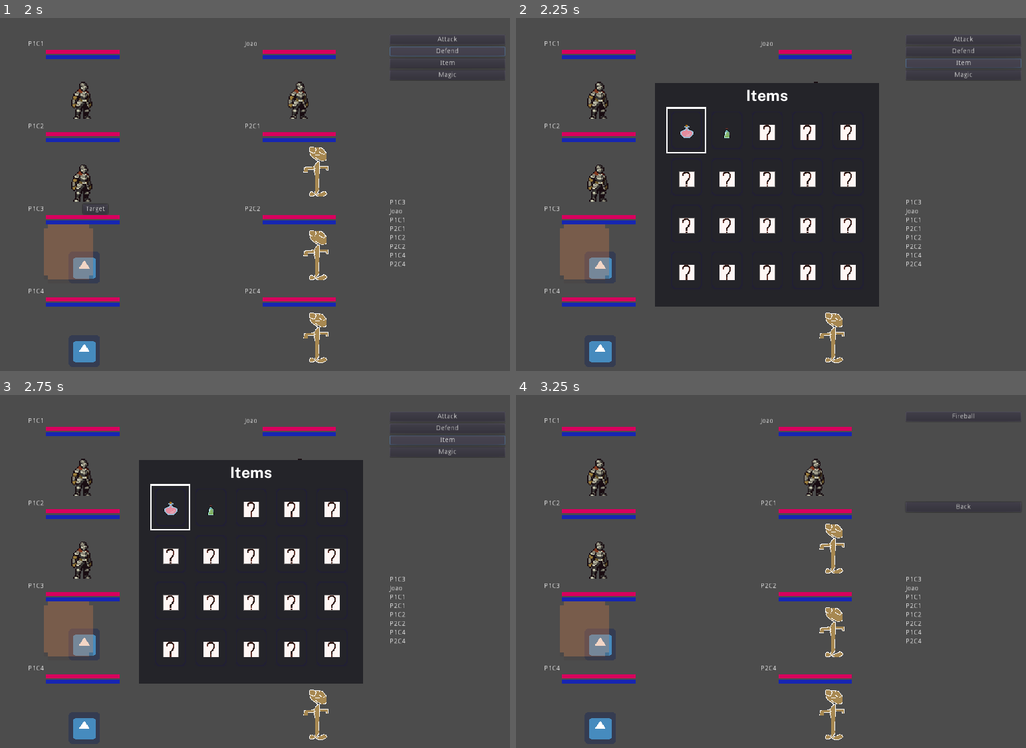
Above: before the commit, frames 1-4 (two rows, left to right).
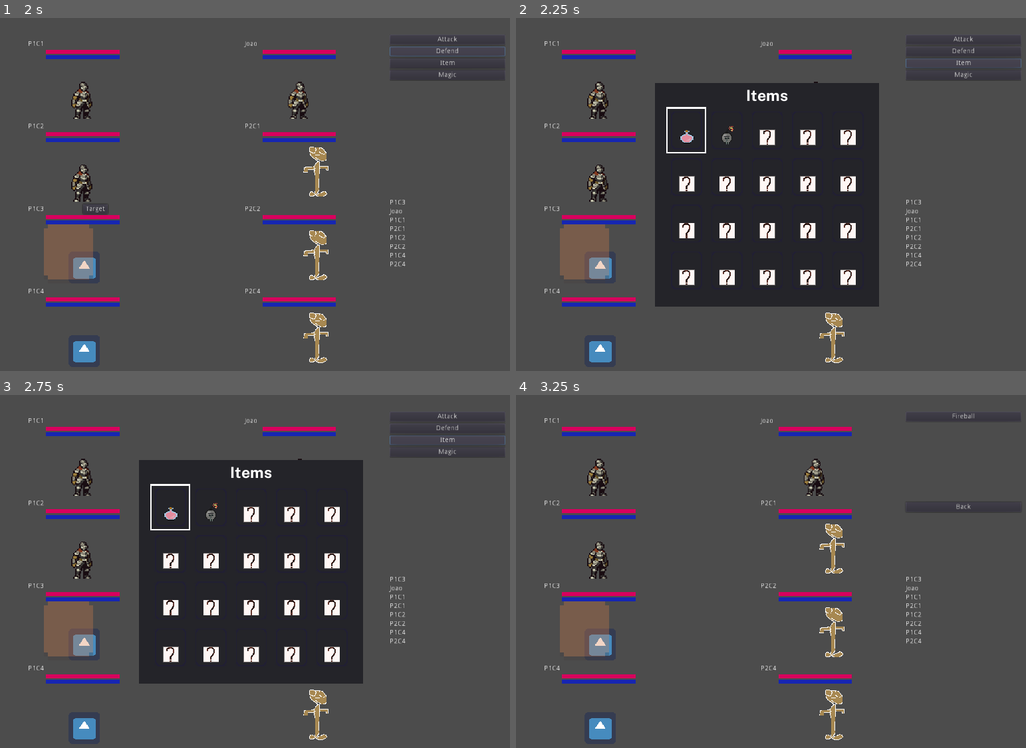
Above: after the commit, the same moments.

Repository: SiTOTG/Magic-Wars
Game: Godot game, scene res://Main.tscn
The game is run twice, just before and just after one commit, with the same random seed, the same clock (stepped at 60 frames per second) and the same inputs. The engine's default icon, where the game draws it, is replaced by a stand-in: a white triangle on a blue panel in a dark square.
Inputs:
- Up to frame 1 (2 s): click "Attack" at 0.5 s; click "Defend" at 1.25 s
- Up to frame 2 (2.25 s): click "Item" at 2 s
- Up to frame 3 (2.75 s): no input
- Up to frame 4 (3.25 s): click "Magic" at 2.75 s

Frame 1 is identical in both runs. In frame 2, 2.2% of the frame differs, in the area x 31-67%, y 30-76%; in frame 3, 2.2%; in frame 4, nothing differs.

Commit message:
Add bomb sprite

Diff:
--- a/World/Items/Bomb.tres
+++ b/World/Items/Bomb.tres
@@ -1,7 +1,7 @@
 [gd_resource type="Resource" load_steps=8 format=2]
 
 [ext_resource path="res://World/Items/Item.gd" type="Script" id=1]
-[ext_resource path="res://Assets/items/PurgingPotion.png" type="Texture" id=2]
+[ext_resource path="res://Assets/items/bomb.png" type="Texture" id=2]
 [ext_resource path="res://Actions/Selectors/Targets/Enemy.tres" type="Resource" id=3]
 [ext_resource path="res://Actions/Attack.gd" type="Script" id=4]
 [ext_resource path="res://Actions/Selectors/SingleTargetSelector.gd" type="Script" id=5]
--- a/World/Items/Inventory.tscn
+++ b/World/Items/Inventory.tscn
@@ -9,6 +9,7 @@
 [ext_resource path="res://World/Items/Inventory.gd" type="Script" id=7]
 [ext_resource path="res://Assets/items/Potion3.png" type="Texture" id=8]
 [ext_resource path="res://World/Items/Bomb.tres" type="Resource" id=9]
+[ext_resource path="res://Assets/items/PurgingPotion.png" type="Texture" id=10]
 
 [sub_resource type="Resource" id=2]
 script = ExtResource( 6 )
@@ -79,9 +80,8 @@
 item_slot = SubResource( 2 )
 
 [node name="Icon" type="Sprite" parent="MarginContainer/Panel/MarginContainer/Slots/ItemSlot"]
-position = Vector2( 24, 34 )
+position = Vector2( 40, 60 )
 texture = ExtResource( 8 )
-centered = false
 
 [node name="TextureRect" type="TextureRect" parent="MarginContainer/Panel/MarginContainer/Slots/ItemSlot"]
 margin_left = 7.0
@@ -101,9 +101,8 @@
 item_slot = SubResource( 3 )
 
 [node name="Icon" type="Sprite" parent="MarginContainer/Panel/MarginContainer/Slots/ItemSlot2"]
-position = Vector2( 24, 34 )
-texture = ExtResource( 4 )
-centered = false
+position = Vector2( 40, 60 )
+texture = ExtResource( 10 )
 
 [node name="TextureRect" type="TextureRect" parent="MarginContainer/Panel/MarginContainer/Slots/ItemSlot2"]
 margin_left = 7.0
@@ -122,9 +121,8 @@
 script = ExtResource( 3 )
 
 [node name="Icon" type="Sprite" parent="MarginContainer/Panel/MarginContainer/Slots/ItemSlot3"]
-position = Vector2( 24, 34 )
-texture = ExtResource( 4 )
-centered = false
+position = Vector2( 40, 60 )
+texture = ExtResource( 4 )
 
 [node name="TextureRect" type="TextureRect" parent="MarginContainer/Panel/MarginContainer/Slots/ItemSlot3"]
 margin_left = 7.0
@@ -143,9 +141,8 @@
 script = ExtResource( 3 )
 
 [node name="Icon" type="Sprite" parent="MarginContainer/Panel/MarginContainer/Slots/ItemSlot4"]
-position = Vector2( 24, 34 )
-texture = ExtResource( 4 )
-centered = false
+position = Vector2( 40, 60 )
+texture = ExtResource( 4 )
 
 [node name="TextureRect" type="TextureRect" parent="MarginContainer/Panel/MarginContainer/Slots/ItemSlot4"]
 margin_left = 7.0
@@ -164,9 +161,8 @@
 script = ExtResource( 3 )
 
 [node name="Icon" type="Sprite" parent="MarginContainer/Panel/MarginContainer/Slots/ItemSlot5"]
-position = Vector2( 24, 34 )
-texture = ExtResource( 4 )
-centered = false
+position = Vector2( 40, 60 )
+texture = ExtResource( 4 )
 
 [node name="TextureRect" type="TextureRect" parent="MarginContainer/Panel/MarginContainer/Slots/ItemSlot5"]
 margin_left = 7.0
@@ -185,9 +181,8 @@
 script = ExtResource( 3 )
 
 [node name="Icon" type="Sprite" parent="MarginContainer/Panel/MarginContainer/Slots/ItemSlot6"]
-position = Vector2( 24, 34 )
-texture = ExtResource( 4 )
-centered = false
+position = Vector2( 40, 60 )
+texture = ExtResource( 4 )
 
 [node name="TextureRect" type="TextureRect" parent="MarginContainer/Panel/MarginContainer/Slots/ItemSlot6"]
 margin_left = 7.0
@@ -207,9 +202,8 @@
 script = ExtResource( 3 )
 
 [node name="Icon" type="Sprite" parent="MarginContainer/Panel/MarginContainer/Slots/ItemSlot7"]
-position = Vector2( 24, 34 )
-texture = ExtResource( 4 )
-centered = false
+position = Vector2( 40, 60 )
+texture = ExtResource( 4 )
 
 [node name="TextureRect" type="TextureRect" parent="MarginContainer/Panel/MarginContainer/Slots/ItemSlot7"]
 margin_left = 7.0
@@ -229,9 +223,8 @@
 script = ExtResource( 3 )
 
 [node name="Icon" type="Sprite" parent="MarginContainer/Panel/MarginContainer/Slots/ItemSlot8"]
-position = Vector2( 24, 34 )
-texture = ExtResource( 4 )
-centered = false
+position = Vector2( 40, 60 )
+texture = ExtResource( 4 )
 
 [node name="TextureRect" type="TextureRect" parent="MarginContainer/Panel/MarginContainer/Slots/ItemSlot8"]
 margin_left = 7.0
@@ -251,9 +244,8 @@
 script = ExtResource( 3 )
 
 [node name="Icon" type="Sprite" parent="MarginContainer/Panel/MarginContainer/Slots/ItemSlot9"]
-position = Vector2( 24, 34 )
-texture = ExtResource( 4 )
-centered = false
+position = Vector2( 40, 60 )
+texture = ExtResource( 4 )
 
 [node name="TextureRect" type="TextureRect" parent="MarginContainer/Panel/MarginContainer/Slots/ItemSlot9"]
 margin_left = 7.0
@@ -273,9 +265,8 @@
 script = ExtResource( 3 )
 
 [node name="Icon" type="Sprite" parent="MarginContainer/Panel/MarginContainer/Slots/ItemSlot10"]
-position = Vector2( 24, 34 )
-texture = ExtResource( 4 )
-centered = false
+position = Vector2( 40, 60 )
+texture = ExtResource( 4 )
 
 [node name="TextureRect" type="TextureRect" parent="MarginContainer/Panel/MarginContainer/Slots/ItemSlot10"]
 margin_left = 7.0
@@ -294,9 +285,8 @@
 script = ExtResource( 3 )
 
 [node name="Icon" type="Sprite" parent="MarginContainer/Panel/MarginContainer/Slots/ItemSlot11"]
-position = Vector2( 24, 34 )
-texture = ExtResource( 4 )
-centered = false
+position = Vector2( 40, 60 )
+texture = ExtResource( 4 )
 
 [node name="TextureRect" type="TextureRect" parent="MarginContainer/Panel/MarginContainer/Slots/ItemSlot11"]
 margin_left = 7.0
@@ -316,9 +306,8 @@
 script = ExtResource( 3 )
 
 [node name="Icon" type="Sprite" parent="MarginContainer/Panel/MarginContainer/Slots/ItemSlot12"]
-position = Vector2( 24, 34 )
-texture = ExtResource( 4 )
-centered = false
+position = Vector2( 40, 60 )
+texture = ExtResource( 4 )
 
 [node name="TextureRect" type="TextureRect" parent="MarginContainer/Panel/MarginContainer/Slots/ItemSlot12"]
 margin_left = 7.0
@@ -338,9 +327,8 @@
 script = ExtResource( 3 )
 
 [node name="Icon" type="Sprite" parent="MarginContainer/Panel/MarginContainer/Slots/ItemSlot13"]
-position = Vector2( 24, 34 )
-texture = ExtResource( 4 )
-centered = false
+position = Vector2( 40, 60 )
+texture = ExtResource( 4 )
 
 [node name="TextureRect" type="TextureRect" parent="MarginContainer/Panel/MarginContainer/Slots/ItemSlot13"]
 margin_left = 7.0
@@ -360,9 +348,8 @@
 script = ExtResource( 3 )
 
 [node name="Icon" type="Sprite" parent="MarginContainer/Panel/MarginContainer/Slots/ItemSlot14"]
-position = Vector2( 24, 34 )
-texture = ExtResource( 4 )
-centered = false
+position = Vector2( 40, 60 )
+texture = ExtResource( 4 )
 
 [node name="TextureRect" type="TextureRect" parent="MarginContainer/Panel/MarginContainer/Slots/ItemSlot14"]
 margin_left = 7.0
@@ -382,9 +369,8 @@
 script = ExtResource( 3 )
 
 [node name="Icon" type="Sprite" parent="MarginContainer/Panel/MarginContainer/Slots/ItemSlot15"]
-position = Vector2( 24, 34 )
-texture = ExtResource( 4 )
-centered = false
+position = Vector2( 40, 60 )
+texture = ExtResource( 4 )
 
 [node name="TextureRect" type="TextureRect" parent="MarginContainer/Panel/MarginContainer/Slots/ItemSlot15"]
 margin_left = 7.0
@@ -403,9 +389,8 @@
 script = ExtResource( 3 )
 
 [node name="Icon" type="Sprite" parent="MarginContainer/Panel/MarginContainer/Slots/ItemSlot16"]
-position = Vector2( 24, 34 )
-texture = ExtResource( 4 )
-centered = false
+position = Vector2( 40, 60 )
+texture = ExtResource( 4 )
 
 [node name="TextureRect" type="TextureRect" parent="MarginContainer/Panel/MarginContainer/Slots/ItemSlot16"]
 margin_left = 7.0
@@ -425,9 +410,8 @@
 script = ExtResource( 3 )
 
 [node name="Icon" type="Sprite" parent="MarginContainer/Panel/MarginContainer/Slots/ItemSlot17"]
-position = Vector2( 24, 34 )
-texture = ExtResource( 4 )
-centered = false
+position = Vector2( 40, 60 )
+texture = ExtResource( 4 )
 
 [node name="TextureRect" type="TextureRect" parent="MarginContainer/Panel/MarginContainer/Slots/ItemSlot17"]
 margin_left = 7.0
@@ -447,9 +431,8 @@
 script = ExtResource( 3 )
 
 [node name="Icon" type="Sprite" parent="MarginContainer/Panel/MarginContainer/Slots/ItemSlot18"]
-position = Vector2( 24, 34 )
-texture = ExtResource( 4 )
-centered = false
+position = Vector2( 40, 60 )
+texture = ExtResource( 4 )
 
 [node name="TextureRect" type="TextureRect" parent="MarginContainer/Panel/MarginContainer/Slots/ItemSlot18"]
 margin_left = 7.0
@@ -469,9 +452,8 @@
 script = ExtResource( 3 )
 
 [node name="Icon" type="Sprite" parent="MarginContainer/Panel/MarginContainer/Slots/ItemSlot19"]
-position = Vector2( 24, 34 )
-texture = ExtResource( 4 )
-centered = false
+position = Vector2( 40, 60 )
+texture = ExtResource( 4 )
 
 [node name="TextureRect" type="TextureRect" parent="MarginContainer/Panel/MarginContainer/Slots/ItemSlot19"]
 margin_left = 7.0
@@ -491,9 +473,8 @@
 script = ExtResource( 3 )
 
 [node name="Icon" type="Sprite" parent="MarginContainer/Panel/MarginContainer/Slots/ItemSlot20"]
-position = Vector2( 24, 34 )
-texture = ExtResource( 4 )
-centered = false
+position = Vector2( 40, 60 )
+texture = ExtResource( 4 )
 
 [node name="TextureRect" type="TextureRect" parent="MarginContainer/Panel/MarginContainer/Slots/ItemSlot20"]
 margin_left = 7.0
Binary file added: Assets/items/bomb.aseprite
Binary file added: Assets/items/bomb.png
Not shown, added: Assets/items/bomb.png.import
Not shown: 1 places in World/Items/Inventory.tscn that only renumber resources
